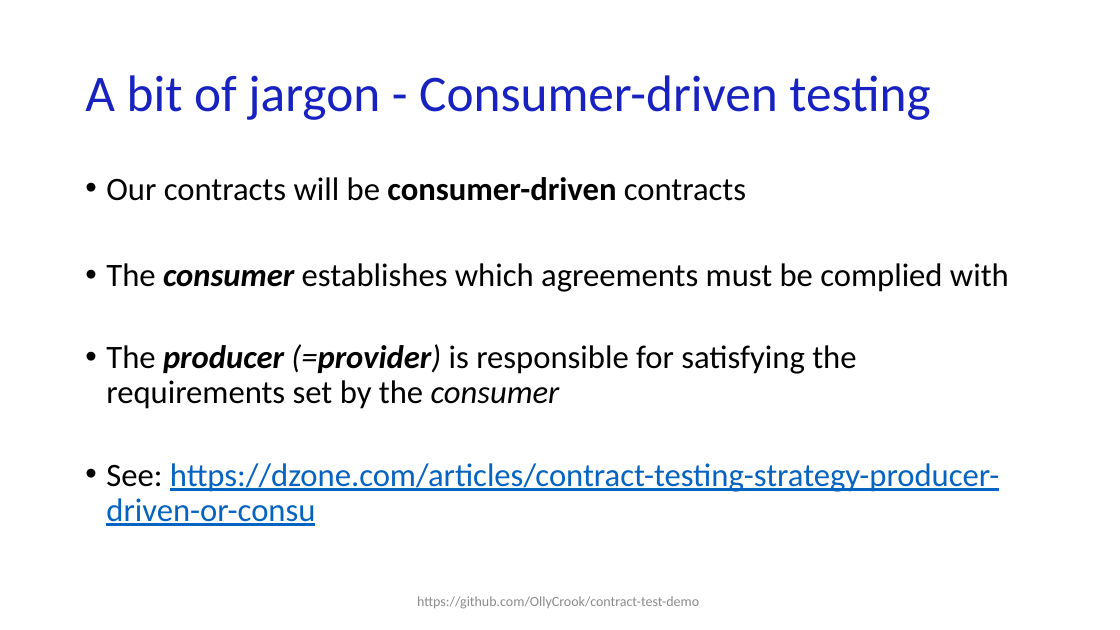
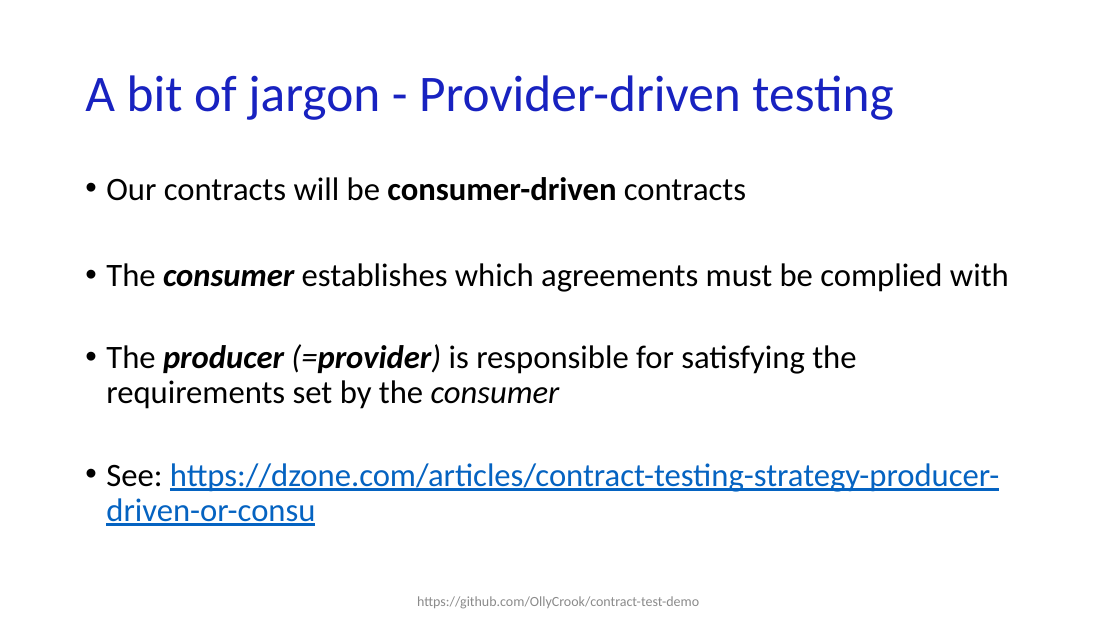
Before and after one commit to OllyCrook/contract-test-demo, a slide deck: slide 10 of Contract-testing-presentation_EngineersWeek.pptx. Drawn at 1120x630 pixels with LibreOffice and Linux fonts; fonts in the diff are those of the drawing. Boxes give left, top, right and bottom in pixels: in the first picture for what was removed or moved away, otherwise in the second. Text is boxed around its words. In the diff, an @@ line names an element or a change of style, - is before the commit and + after.

```diff
--- a/Contract-testing-presentation_EngineersWeek.pptx
+++ b/Contract-testing-presentation_EngineersWeek.pptx
@@ title at (85,75,893,120): text changed @@
-A bit of jargon - Consumer-driven testing
+A bit of jargon - Provider-driven testing
```
Also in this commit, not shown: 1 other slide changed.
